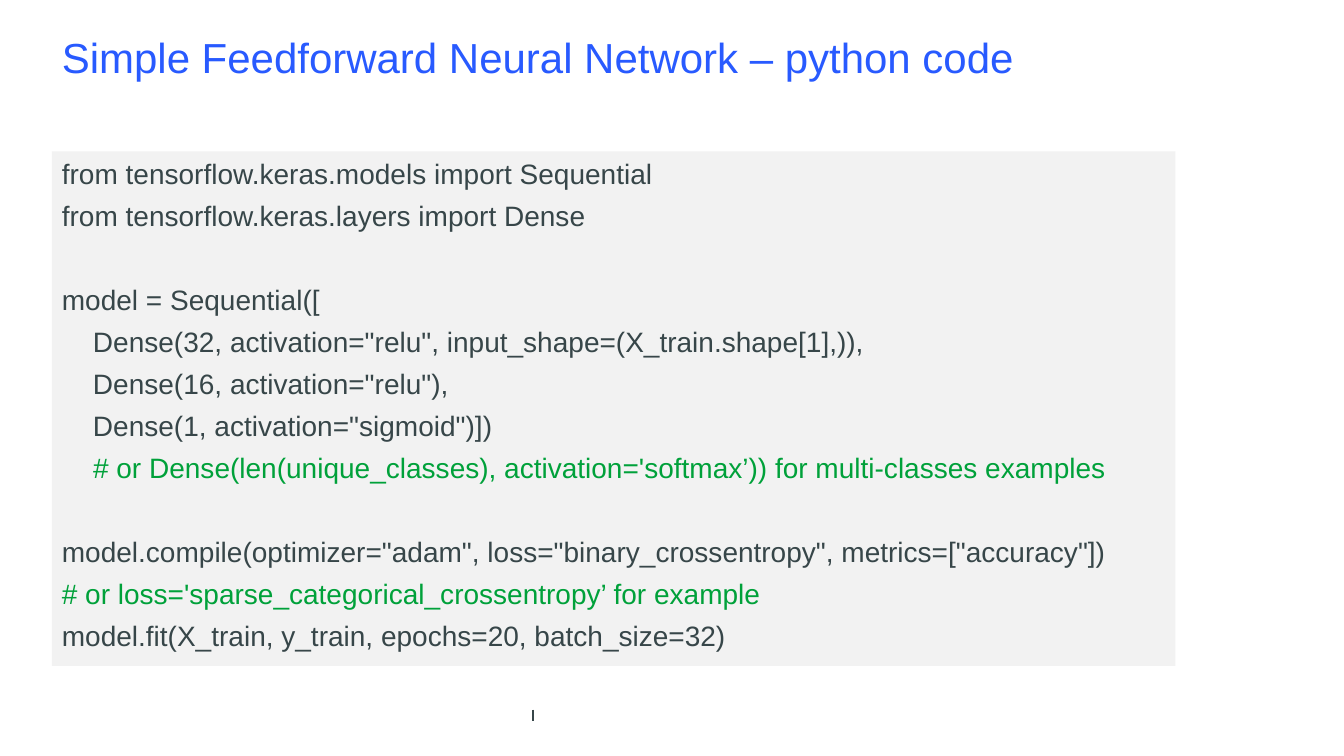
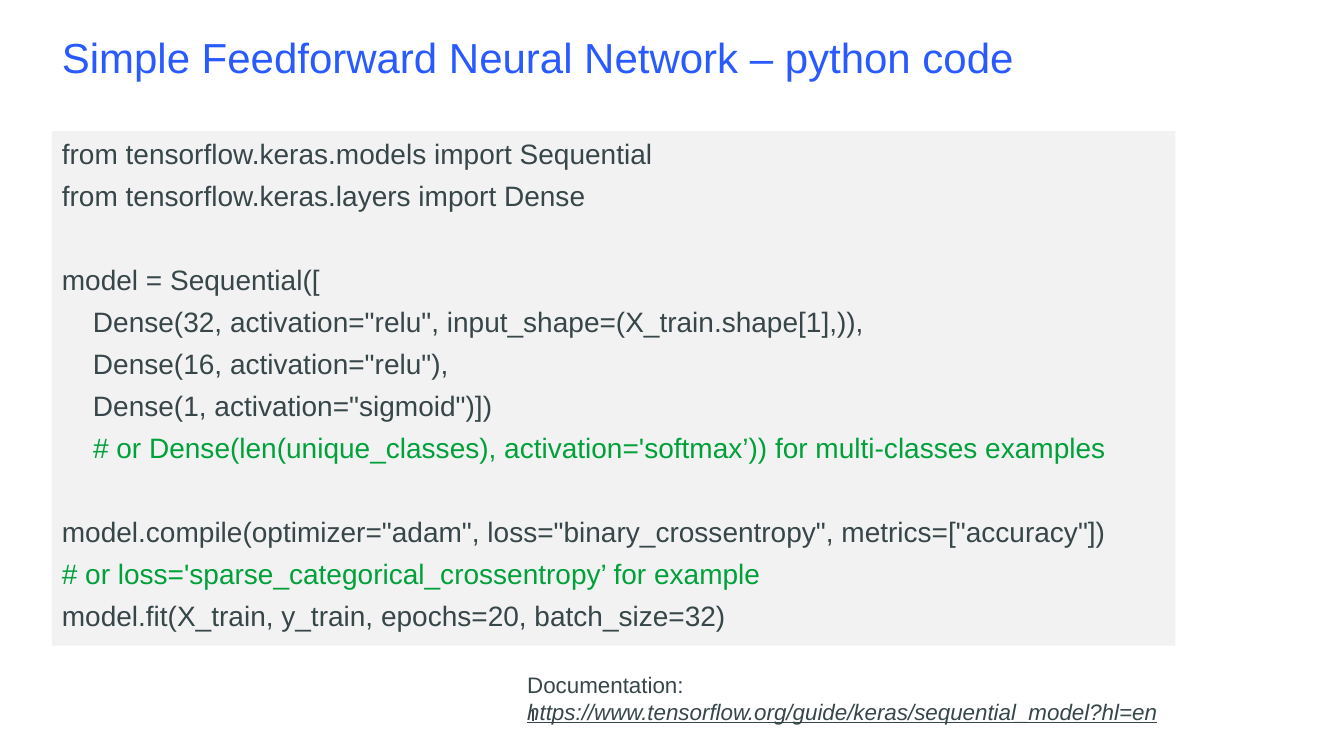
Before and after one commit to Demosthene-OR/Student-AI-and-Data-Management, a slide deck: slide 25 of Python Cheat Sheet.pptx. Drawn at 1344x756 pixels with LibreOffice and Linux fonts; fonts in the diff are those of the drawing; background and template pictures are left out. Boxes give left, top, right and bottom in pixels: in the first picture for what was removed or moved away, otherwise in the second. Text is boxed around its words. In the diff, an @@ line names an element or a change of style, - is before the commit and + after.

```diff
--- a/Python Cheat Sheet.pptx
+++ b/Python Cheat Sheet.pptx
@@ text "from tensorflow.keras.models import Sequential": place and size @@
-text "from tensorflow.keras.models import Sequential" at (51, 151, 1176, 666)
+text "from tensorflow.keras.models import Sequential" at (51, 131, 1176, 646)
@@ text added at (527, 676, 1157, 725), 16 pt, text #374649, italic, underline @@
+Documentation:
+https://www.tensorflow.org/guide/keras/sequential_model?hl=en
```
Also in this commit, not shown: 9 other slides changed.
